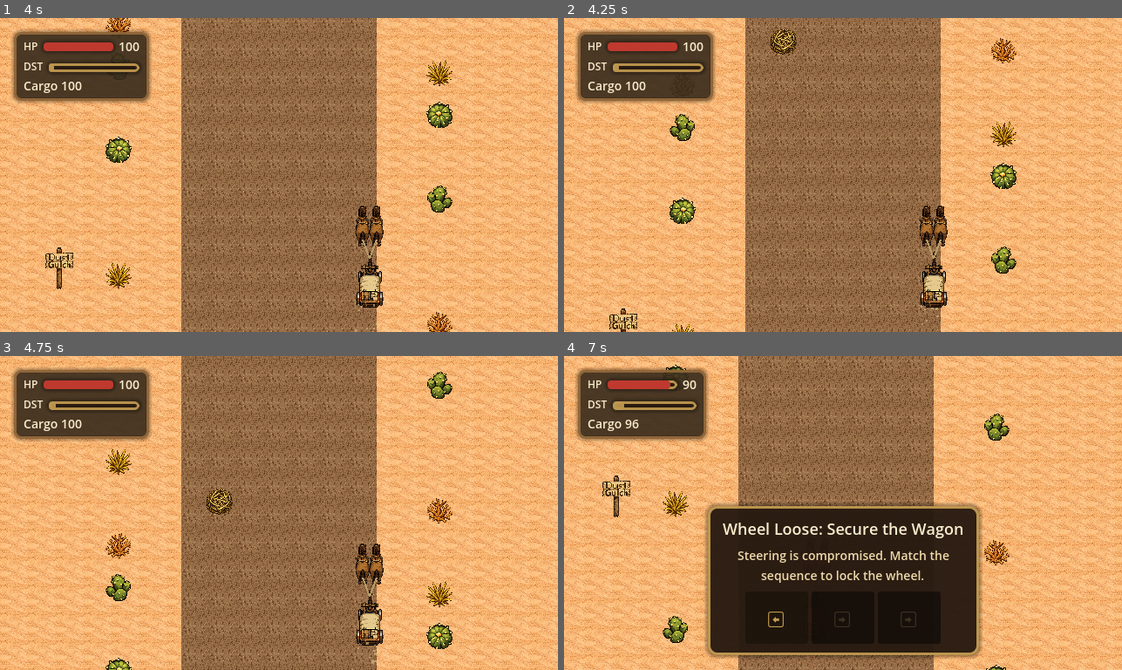
Above: before the commit, frames 1-4 (two rows, left to right).
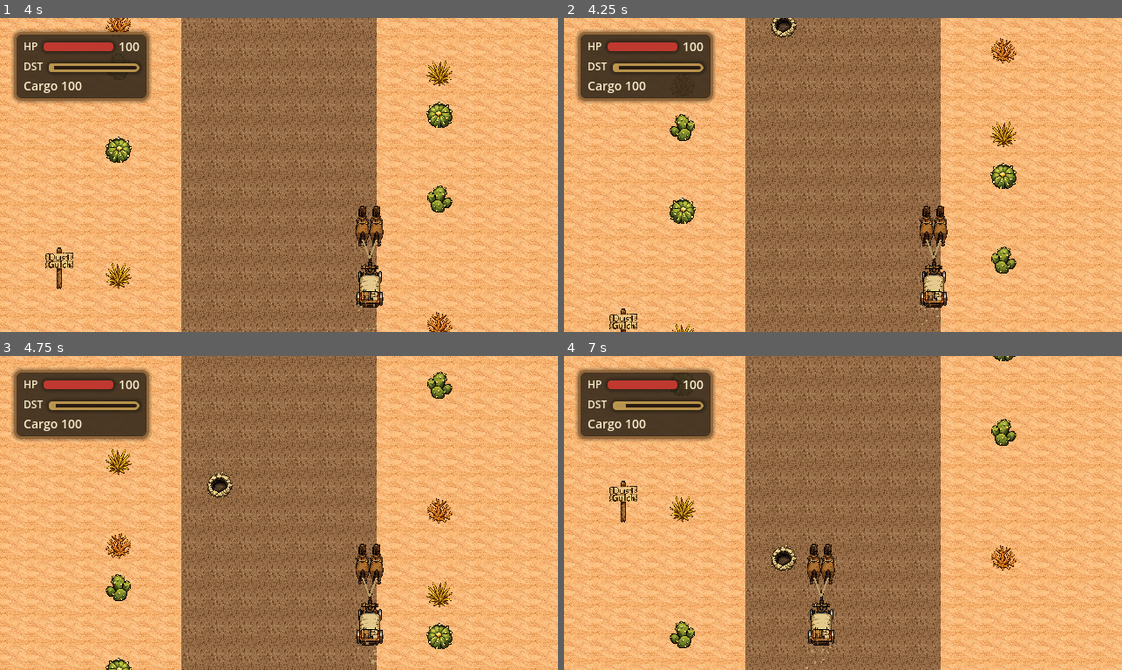
Above: after the commit, the same moments.

Repository: bbenefield89/The-Last-Delivery-to-Dust-Gulch
Game: Godot game, scene res://Scenes/AppRoot/AppRoot.tscn
Two runs of this game, one before a commit and one after it. Both use one fixed random seed, a clock stepped at 60 frames per second and the inputs below. Sound files missing from this copy of the repository are replaced by a short silence.
Inputs (mouse positions are in pixels of both pictures, inside the frame that each line leads up to):
- Up to frame 1 (4 s): click "Play" at 0.5 s; click "Play" at 1.25 s; tap Enter (ui_accept) at 2, 2.27 s; move the mouse to (401, 159) at 2.02 s; hold D (steer_right) 2.03-2.75 s; tap T (return_to_title) at 2.1 s; click (401, 159) at 2.17 s; drag from (167, 190) to (251, 237) at 2.77 s; move the mouse to (334, 105) at 3.52 s; hold D (steer_right) from 3.53 s (still down); tap Alt at 3.6 s
- Up to frame 2 (4.25 s): keep holding D (steer_right)
- Up to frame 3 (4.75 s): release D (steer_right) at 4.25 s; drag from (251, 575) to (111, 465) at 4.27 s
- Up to frame 4 (7 s): move the mouse to (1010, 560) at 5.02 s; hold A (steer_left) 5.03-5.75 s; tap Backspace at 5.1 s; tap Enter (ui_accept) at 5.27 s; drag from (675, 465) to (759, 434) at 5.77 s; move the mouse to (870, 513) at 6.52 s; hold S from 6.53 s (still down); tap F at 6.6 s; click (870, 513) at 6.67 s

Frame 1 is identical in both runs. In frame 2, 0.4% of the frame differs, in the area x 36-42%, y 0-12%; in frame 3, 0.5%; in frame 4, 49%, in the area x 0-100%, y 0-100%.

Commit message:
feat(run): randomize bad luck cadence

Diff:
--- a/Scenes/RunScene/run_scene.gd
+++ b/Scenes/RunScene/run_scene.gd
@@ -58,8 +58,12 @@
 const HORSE_PANIC_DRIFT_FREQUENCY := 5.0
 const HORSE_PANIC_WOBBLE_DEGREES := 8.0
 const HORSE_PANIC_WOBBLE_FREQUENCY := 10.0
-const BAD_LUCK_INTERVAL_EARLY := 13.0
-const BAD_LUCK_INTERVAL_LATE := 8.0
+const BAD_LUCK_INTERVAL_EARLY_MIN := 12.0
+const BAD_LUCK_INTERVAL_EARLY_MAX := 14.0
+const BAD_LUCK_INTERVAL_MID_MIN := 9.5
+const BAD_LUCK_INTERVAL_MID_MAX := 11.5
+const BAD_LUCK_INTERVAL_LATE_MIN := 7.5
+const BAD_LUCK_INTERVAL_LATE_MAX := 9.0
 const RECOVERY_PROMPT_POOL: Array[StringName] = [
 	&"steer_left",
 	&"steer_right",
@@ -123,6 +127,9 @@
 var _impact_shake_remaining := 0.0
 var _impact_time := 0.0
 var _bad_luck_elapsed := 0.0
+var _scheduled_bad_luck_interval := BAD_LUCK_INTERVAL_EARLY_MIN
+var _pending_bad_luck_trigger := false
+var _bad_luck_rng: RandomNumberGenerator = RandomNumberGenerator.new()
 var _last_announced_failure: StringName = &""
 var _last_announced_result: StringName = RunStateType.RESULT_IN_PROGRESS
 var _navigation_click_in_progress := false
@@ -201,6 +208,8 @@
 	_onboarding_active = true
 	_pause_menu_open = false
 	_bad_luck_elapsed = 0.0
+	_pending_bad_luck_trigger = false
+	_schedule_next_bad_luck_interval()
 	_last_announced_failure = _run_state.active_failure
 	_last_announced_result = _run_state.result
 	_refresh_status()
@@ -215,6 +224,7 @@
 ## Wires scene-local input, UI, visuals, and audio dependencies.
 func _ready() -> void:
 	process_mode = Node.PROCESS_MODE_ALWAYS
+	_bad_luck_rng.randomize()
 	_ensure_input_actions()
 	_configure_environment_art()
 	_ensure_scroll_visuals()
@@ -430,7 +440,12 @@
 
 ## Refreshes the compact run HUD values from the bound run state.
 func _refresh_status() -> void:
-	if _health_bar == null or _health_label == null or _distance_bar == null or _cargo_label == null:
+	if (
+		_health_bar == null
+		or _health_label == null
+		or _distance_bar == null
+		or _cargo_label == null
+	):
 		return
 
 	if _run_state == null:
@@ -695,6 +710,7 @@
 		(collision["node"] as Node).queue_free()
 
 
+## Advances failure state timers and starts timer-driven bad luck when its scheduled roll matures.
 func _advance_failure_triggers(delta: float) -> void:
 	if _run_state == null:
 		return
@@ -707,17 +723,25 @@
 	if had_active_recovery_sequence and _run_state.tick_recovery_sequence(delta):
 		_apply_recovery_failure_penalty()
 		return
-	if _run_state.has_active_failure():
+
+	if _pending_bad_luck_trigger:
+		if _run_state.can_start_failure(&"horse_panic"):
+			_start_failure_and_reschedule_bad_luck(&"horse_panic", &"bad_luck")
 		return
 
 	_bad_luck_elapsed += delta
-	if _bad_luck_elapsed < _get_bad_luck_interval():
-		return
-
-	_bad_luck_elapsed = 0.0
-	_run_state.start_failure(&"horse_panic", &"bad_luck")
-
-
+	if _bad_luck_elapsed < _scheduled_bad_luck_interval:
+		return
+
+	if not _run_state.can_start_failure(&"horse_panic"):
+		_bad_luck_elapsed = 0.0
+		_pending_bad_luck_trigger = true
+		return
+
+	_start_failure_and_reschedule_bad_luck(&"horse_panic", &"bad_luck")
+
+
+## Attempts to start a hazard-specific failure when a collision resolves into a failure state.
 func _attempt_failure_trigger_from_collision(hazard_type: StringName) -> void:
 	if _run_state == null:
 		return
@@ -726,22 +750,43 @@
 
 	match hazard_type:
 		&"rock", &"pothole":
-			if _run_state.start_failure(&"wheel_loose", hazard_type):
-				_bad_luck_elapsed = 0.0
+			_start_failure_and_reschedule_bad_luck(&"wheel_loose", hazard_type)
 		&"tumbleweed":
-			if _run_state.start_failure(&"horse_panic", hazard_type):
-				_bad_luck_elapsed = 0.0
-
-
-func _get_bad_luck_interval() -> float:
-	if _run_state == null:
-		return BAD_LUCK_INTERVAL_EARLY
-
-	return lerp(
-		BAD_LUCK_INTERVAL_EARLY,
-		BAD_LUCK_INTERVAL_LATE,
-		_run_state.get_delivery_progress_ratio()
-	)
+			_start_failure_and_reschedule_bad_luck(&"horse_panic", hazard_type)
+
+
+## Returns the rolled bad-luck interval bounds for the supplied delivery progress ratio.
+func _get_bad_luck_interval_range(progress_ratio: float) -> Vector2:
+	if progress_ratio < 0.33:
+		return Vector2(BAD_LUCK_INTERVAL_EARLY_MIN, BAD_LUCK_INTERVAL_EARLY_MAX)
+	if progress_ratio < 0.66:
+		return Vector2(BAD_LUCK_INTERVAL_MID_MIN, BAD_LUCK_INTERVAL_MID_MAX)
+	return Vector2(BAD_LUCK_INTERVAL_LATE_MIN, BAD_LUCK_INTERVAL_LATE_MAX)
+
+
+## Rolls a fresh bad-luck interval from the current route-progress band.
+func _roll_bad_luck_interval() -> float:
+	var progress_ratio := 0.0 if _run_state == null else _run_state.get_delivery_progress_ratio()
+	var interval_range := _get_bad_luck_interval_range(progress_ratio)
+	return _bad_luck_rng.randf_range(interval_range.x, interval_range.y)
+
+
+## Schedules the next timer-driven bad-luck interval using the current route-progress band.
+func _schedule_next_bad_luck_interval() -> void:
+	_scheduled_bad_luck_interval = _roll_bad_luck_interval()
+
+
+## Starts a failure and pushes the next bad-luck roll forward when the failure begins successfully.
+func _start_failure_and_reschedule_bad_luck(failure_type: StringName, source_hazard: StringName) -> bool:
+	if _run_state == null:
+		return false
+	if not _run_state.start_failure(failure_type, source_hazard):
+		return false
+
+	_bad_luck_elapsed = 0.0
+	_pending_bad_luck_trigger = false
+	_schedule_next_bad_luck_interval()
+	return true
 
 
 func _check_for_success() -> void:
--- a/Tests/Unit/test_run_scene.gd
+++ b/Tests/Unit/test_run_scene.gd
@@ -452,27 +452,55 @@
 
 	var state := RunStateType.new()
 	state.distance_remaining = RunStateType.DEFAULT_ROUTE_DISTANCE * 0.2
-	scene.setup(state)
-
-	scene._advance_failure_triggers(13.0)
+	scene._bad_luck_rng.seed = 7
+	scene.setup(state)
+
+	scene._advance_failure_triggers(scene._scheduled_bad_luck_interval)
 
 	assert_eq(state.active_failure, &"horse_panic")
 	assert_eq(state.current_failure.source_hazard, &"bad_luck")
-
-
-func test_bad_luck_interval_uses_tuned_fairness_values() -> void:
-	var scene = RUN_SCENE.instantiate()
-	add_child_autofree(scene)
-	await wait_process_frames(1)
+	assert_eq(scene._bad_luck_elapsed, 0.0)
+	assert_false(scene._pending_bad_luck_trigger)
+	assert_true(scene._scheduled_bad_luck_interval >= scene.BAD_LUCK_INTERVAL_LATE_MIN)
+	assert_true(scene._scheduled_bad_luck_interval <= scene.BAD_LUCK_INTERVAL_LATE_MAX)
+
+
+func test_bad_luck_interval_range_uses_progress_bands() -> void:
+	var scene = RUN_SCENE.instantiate()
+	add_child_autofree(scene)
+	await wait_process_frames(1)
+
+	assert_eq(
+		scene._get_bad_luck_interval_range(0.2),
+		Vector2(scene.BAD_LUCK_INTERVAL_EARLY_MIN, scene.BAD_LUCK_INTERVAL_EARLY_MAX)
+	)
+	assert_eq(
+		scene._get_bad_luck_interval_range(0.5),
+		Vector2(scene.BAD_LUCK_INTERVAL_MID_MIN, scene.BAD_LUCK_INTERVAL_MID_MAX)
+	)
+	assert_eq(
+		scene._get_bad_luck_interval_range(0.9),
+		Vector2(scene.BAD_LUCK_INTERVAL_LATE_MIN, scene.BAD_LUCK_INTERVAL_LATE_MAX)
+	)
+
+
+func test_setup_rolls_first_bad_luck_interval_from_current_progress_band() -> void:
+	var scene = RUN_SCENE.instantiate()
+	add_child_autofree(scene)
+	await wait_process_frames(1)
+
+	scene._bad_luck_rng.seed = 19
 
 	var early_state := RunStateType.new()
 	scene.setup(early_state)
-	assert_eq(scene._get_bad_luck_interval(), 13.0)
+	assert_true(scene._scheduled_bad_luck_interval >= scene.BAD_LUCK_INTERVAL_EARLY_MIN)
+	assert_true(scene._scheduled_bad_luck_interval <= scene.BAD_LUCK_INTERVAL_EARLY_MAX)
 
 	var late_state := RunStateType.new()
 	late_state.distance_remaining = late_state.route_distance * 0.1
 	scene.setup(late_state)
-	assert_eq(scene._get_bad_luck_interval(), 8.5)
+	assert_true(scene._scheduled_bad_luck_interval >= scene.BAD_LUCK_INTERVAL_LATE_MIN)
+	assert_true(scene._scheduled_bad_luck_interval <= scene.BAD_LUCK_INTERVAL_LATE_MAX)
 
 
 func test_bad_luck_timer_does_not_replace_existing_failure() -> void:
@@ -488,6 +516,114 @@
 
 	assert_eq(state.active_failure, &"wheel_loose")
 	assert_eq(state.current_failure.source_hazard, &"rock")
+
+
+func test_collision_trigger_reschedules_bad_luck_interval_when_failure_starts() -> void:
+	var scene = RUN_SCENE.instantiate()
+	add_child_autofree(scene)
+	await wait_process_frames(1)
+
+	var state := RunStateType.new()
+	scene._bad_luck_rng.seed = 31
+	_setup_active_run(scene, state)
+	scene._scheduled_bad_luck_interval = 99.0
+	scene._bad_luck_elapsed = 5.0
+	scene._pending_bad_luck_trigger = true
+
+	scene._attempt_failure_trigger_from_collision(&"rock")
+
+	assert_eq(state.active_failure, &"wheel_loose")
+	assert_eq(state.current_failure.source_hazard, &"rock")
+	assert_eq(scene._bad_luck_elapsed, 0.0)
+	assert_false(scene._pending_bad_luck_trigger)
+	assert_true(scene._scheduled_bad_luck_interval >= scene.BAD_LUCK_INTERVAL_EARLY_MIN)
+	assert_true(scene._scheduled_bad_luck_interval <= scene.BAD_LUCK_INTERVAL_EARLY_MAX)
+
+
+func test_bad_luck_timer_arms_one_pending_trigger_during_recovery_cooldown() -> void:
+	var scene = RUN_SCENE.instantiate()
+	add_child_autofree(scene)
+	await wait_process_frames(1)
+
+	var state := RunStateType.new()
+	_setup_active_run(scene, state)
+	state.recovery_cooldown_remaining = 0.5
+	scene._scheduled_bad_luck_interval = 0.2
+	scene._bad_luck_elapsed = 0.0
+
+	scene._advance_failure_triggers(0.2)
+
+	assert_eq(state.active_failure, &"")
+	assert_true(scene._pending_bad_luck_trigger)
+	assert_eq(scene._bad_luck_elapsed, 0.0)
+
+	scene._advance_failure_triggers(0.1)
+
+	assert_eq(state.active_failure, &"")
+	assert_true(scene._pending_bad_luck_trigger)
+	assert_eq(scene._bad_luck_elapsed, 0.0)
+
+
+func test_bad_luck_timer_arms_one_pending_trigger_during_active_failure() -> void:
+	var scene = RUN_SCENE.instantiate()
+	add_child_autofree(scene)
+	await wait_process_frames(1)
+
+	var state := RunStateType.new()
+	_setup_active_run(scene, state)
+	state.start_failure(&"wheel_loose", &"rock")
+	scene._scheduled_bad_luck_interval = 0.2
+	scene._bad_luck_elapsed = 0.0
+
+	scene._advance_failure_triggers(0.2)
+
+	assert_eq(state.active_failure, &"wheel_loose")
+	assert_eq(state.current_failure.source_hazard, &"rock")
+	assert_true(scene._pending_bad_luck_trigger)
+	assert_eq(scene._bad_luck_elapsed, 0.0)
+
+
+func test_pending_bad_luck_fires_on_first_frame_after_cooldown_clears() -> void:
+	var scene = RUN_SCENE.instantiate()
+	add_child_autofree(scene)
+	await wait_process_frames(1)
+
+	var state := RunStateType.new()
+	scene._bad_luck_rng.seed = 47
+	_setup_active_run(scene, state)
+	state.recovery_cooldown_remaining = 0.1
+	scene._scheduled_bad_luck_interval = 0.05
+
+	scene._advance_failure_triggers(0.05)
+	scene._advance_failure_triggers(0.05)
+
+	assert_eq(state.active_failure, &"horse_panic")
+	assert_eq(state.current_failure.source_hazard, &"bad_luck")
+	assert_false(scene._pending_bad_luck_trigger)
+	assert_eq(scene._bad_luck_elapsed, 0.0)
+
+
+func test_pending_bad_luck_does_not_stack_or_reroll_while_blocked() -> void:
+	var scene = RUN_SCENE.instantiate()
+	add_child_autofree(scene)
+	await wait_process_frames(1)
+
+	var state := RunStateType.new()
+	_setup_active_run(scene, state)
+	state.recovery_cooldown_remaining = 0.6
+	scene._scheduled_bad_luck_interval = 0.2
+	scene._bad_luck_elapsed = 0.0
+
+	scene._advance_failure_triggers(0.2)
+	var scheduled_interval_after_pending: float = scene._scheduled_bad_luck_interval
+
+	scene._advance_failure_triggers(0.2)
+	scene._advance_failure_triggers(0.1)
+
+	assert_true(scene._pending_bad_luck_trigger)
+	assert_eq(scene._bad_luck_elapsed, 0.0)
+	assert_eq(scene._scheduled_bad_luck_interval, scheduled_interval_after_pending)
+	assert_eq(state.active_failure, &"")
 
 
 func test_wheel_loose_reduces_steering_authority_without_one_side_lock() -> void:
Not shown, changed: kanban_tasks_data.kanban
